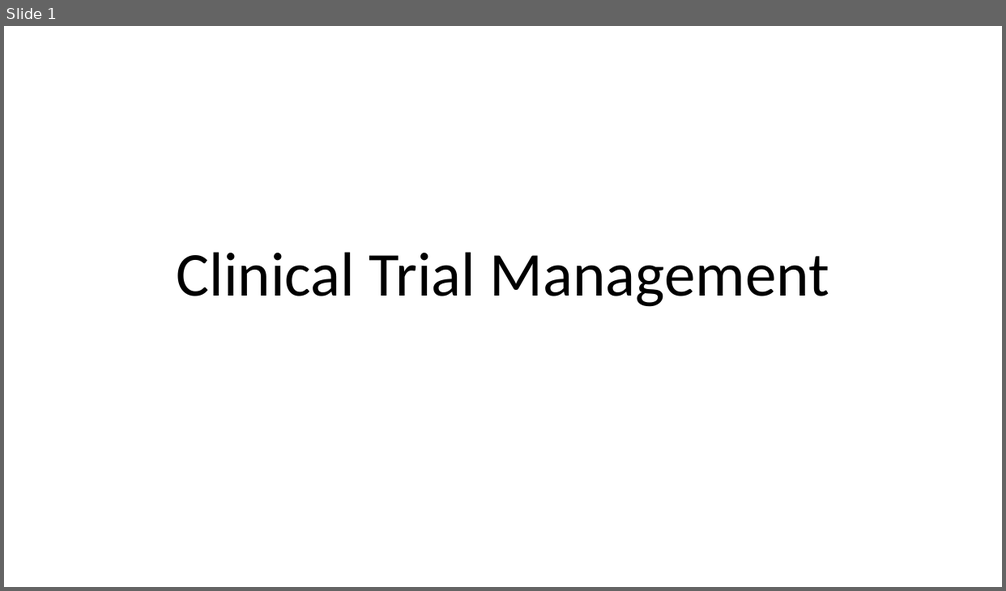
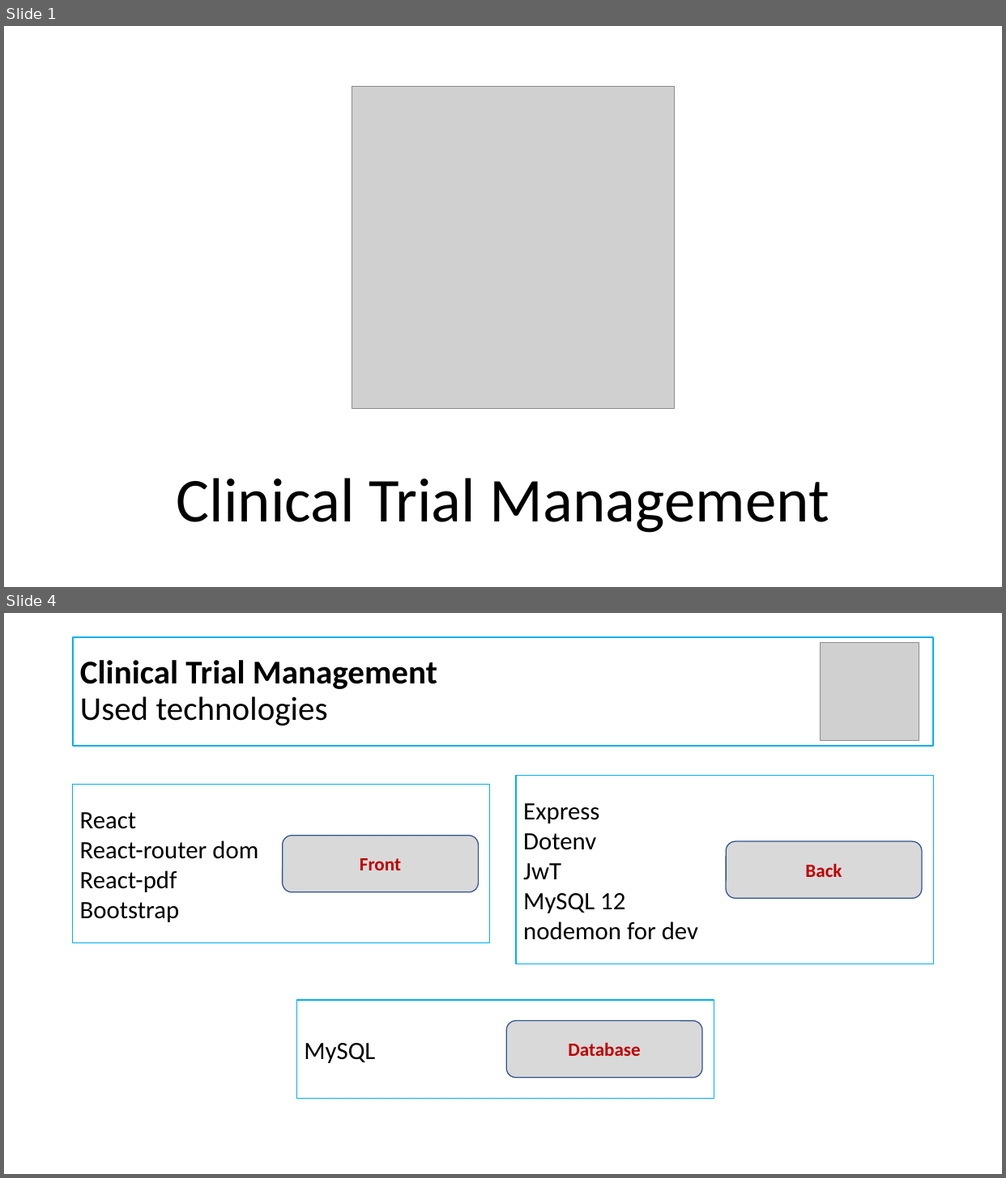
Before and after one commit to Pat-V/CTM2, a slide deck: CTM.pptx. Shown one above the other, each under a label of ours: slide 1 before the commit, slides 1 and 4 after it; the slides between them are not shown. The pictures are 1006x591 and 1006x1178 pixels, drawn with LibreOffice and Linux fonts; fonts in the diff are those of the drawing; grey boxes stand for pictures. Boxes give left, top, right and bottom in pixels: in the first picture for what was removed or moved away, otherwise in the second. Text is boxed around its words. In the diff, an @@ line names an element or a change of style, - is before the commit and + after.

```diff
--- a/CTM.pptx
+++ b/CTM.pptx
@@ slide 4 added at (4, 613, 1002, 1174), background #FFFFFF @@
@@ title added at (73, 637, 934, 746), outline #00B0F0 1.5 pt, 32 pt, text #000000, bold @@
+Clinical Trial Management
+Used technologies
@@ picture added at (820, 642, 919, 741) @@
@@ rectangle added at (516, 776, 933, 964), outline #00B0F0 1 pt, 24 pt, text #000000 @@
+Express
+Dotenv
+JwT
+MySQL 12
+nodemon for dev
@@ rectangle added at (73, 785, 490, 943), outline #00B0F0 1 pt, 24 pt, text #000000 @@
+React
+React-router dom
+React-pdf
+Bootstrap
@@ rounded rectangle added at (283, 835, 479, 892), fill #D9D9D9, outline #325491 1 pt, 18 pt, text #C00000, bold @@
+Front
@@ rounded rectangle added at (726, 841, 922, 898), fill #D9D9D9, outline #325491 1 pt, 18 pt, text #C00000, bold @@
+Back
@@ rectangle added at (296, 1000, 714, 1098), outline #00B0F0 1 pt, 24 pt, text #000000 @@
+MySQL
@@ rounded rectangle added at (506, 1021, 702, 1078), fill #D9D9D9, outline #325491 1 pt, 18 pt, text #C00000, bold @@
+Database
@@ slide 1 changed as well @@
@@ picture added at (352, 86, 675, 408) @@
@@ title "Clinical Trial Management": place and size @@
-title "Clinical Trial Management" at (176, 252, 829, 307)
+title "Clinical Trial Management" at (176, 478, 829, 533)
```
Also in this commit, not shown: 5 other slides added, 1 slide removed, 15 other files.
